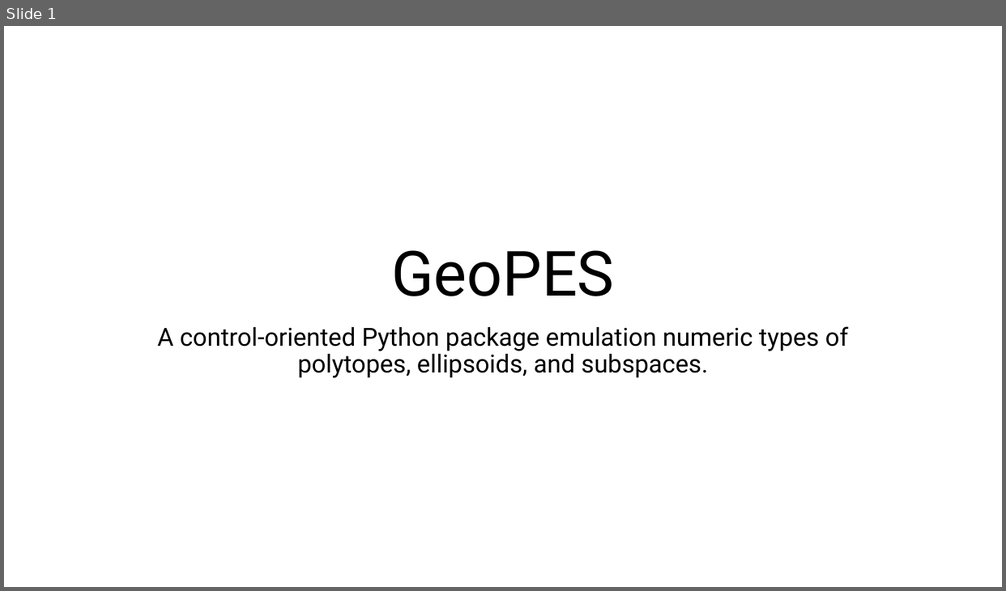
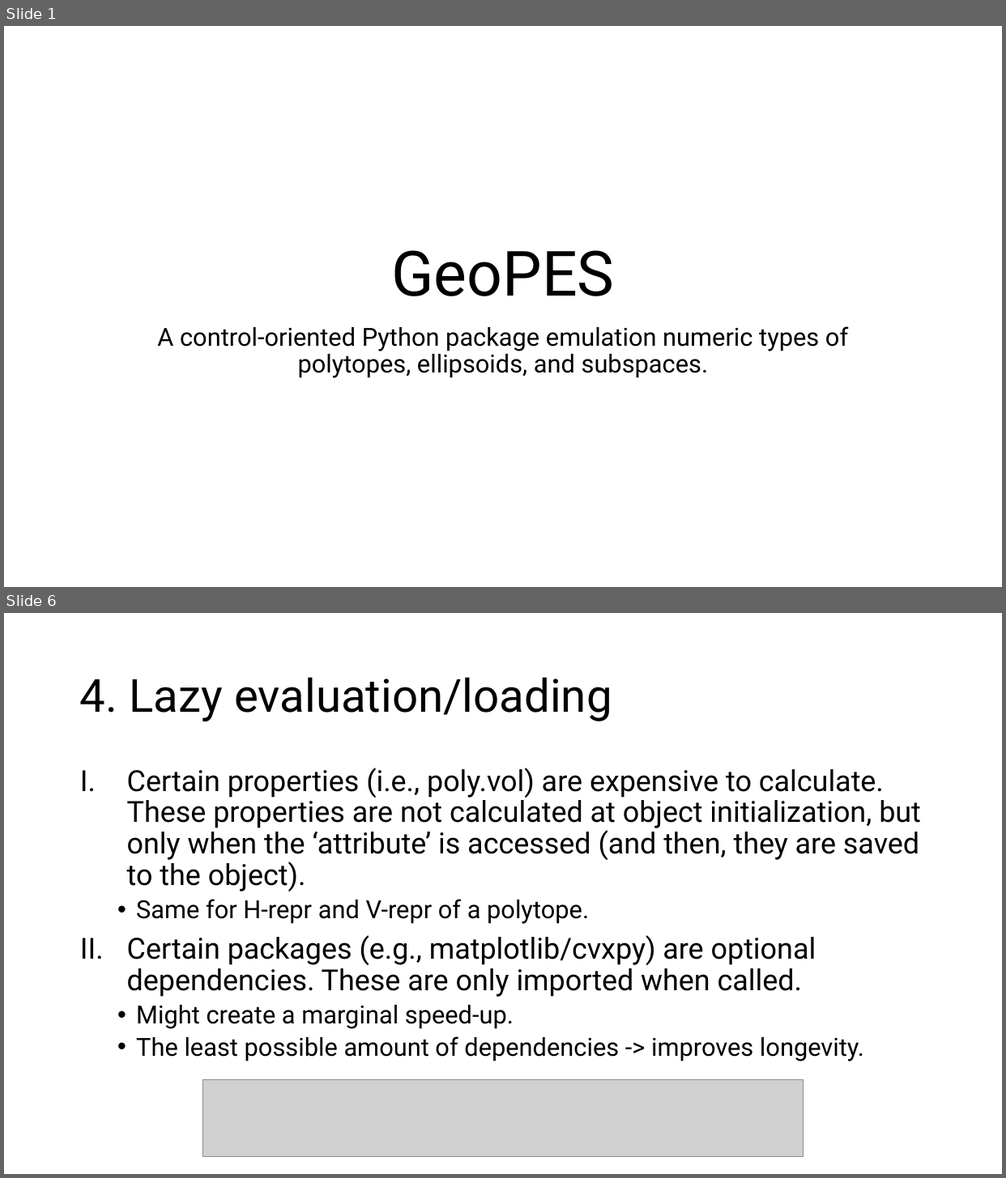
Before and after one commit to bwolleswinkel/geopes, a slide deck: presentation.pptx. Shown one above the other, each under a label of ours: slide 1 before the commit, slides 1 and 6 after it; the slides between them are not shown. The pictures are 1006x591 and 1006x1178 pixels, drawn with LibreOffice and Linux fonts; fonts in the diff are those of the drawing; grey boxes stand for pictures. Boxes give left, top, right and bottom in pixels: in the first picture for what was removed or moved away, otherwise in the second. Text is boxed around its words. In the diff, an @@ line names an element or a change of style, - is before the commit and + after.

```diff
--- a/presentation.pptx
+++ b/presentation.pptx
@@ slide 6 added at (4,613,1002,1174), background #FFFFFF @@
@@ title added at (80,677,612,722), 44 pt, text #000000 @@
+4. Lazy evaluation/loading
@@ text added at (127,768,921,1062), 28 pt, text #000000 @@
+I. Certain properties (i.e., poly.vol) are expensive to calculate. These properties are not calculated at object initialization, but only when the ‘attribute’ is accessed (and then, they are saved to the object).
+  • Same for H-repr and V-repr of a polytope.
+II. Certain packages (e.g., matplotlib/cvxpy) are optional dependencies. These are only imported when called.
+  • Might create a marginal speed-up.
+  • The least possible amount of dependencies -> improves longevity.
@@ picture added at (202,1080,803,1157) @@
```
Also in this commit, not shown: 2 slides changed, 4 other slides added, 1 other file.
